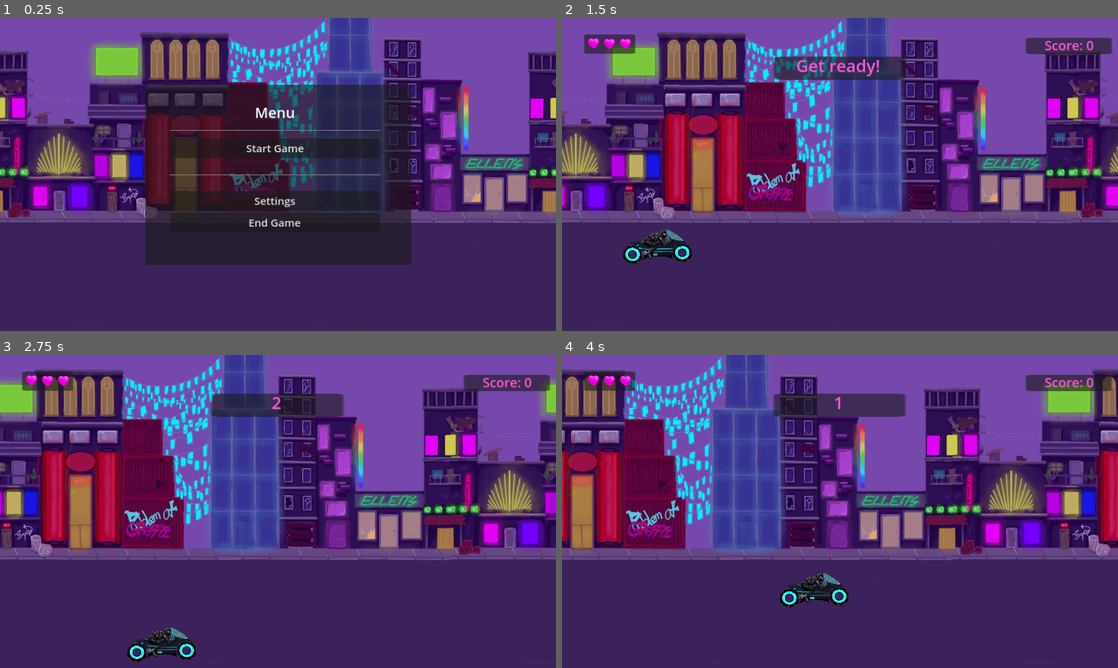
Above: before the commit, frames 1-4 (two rows, left to right).
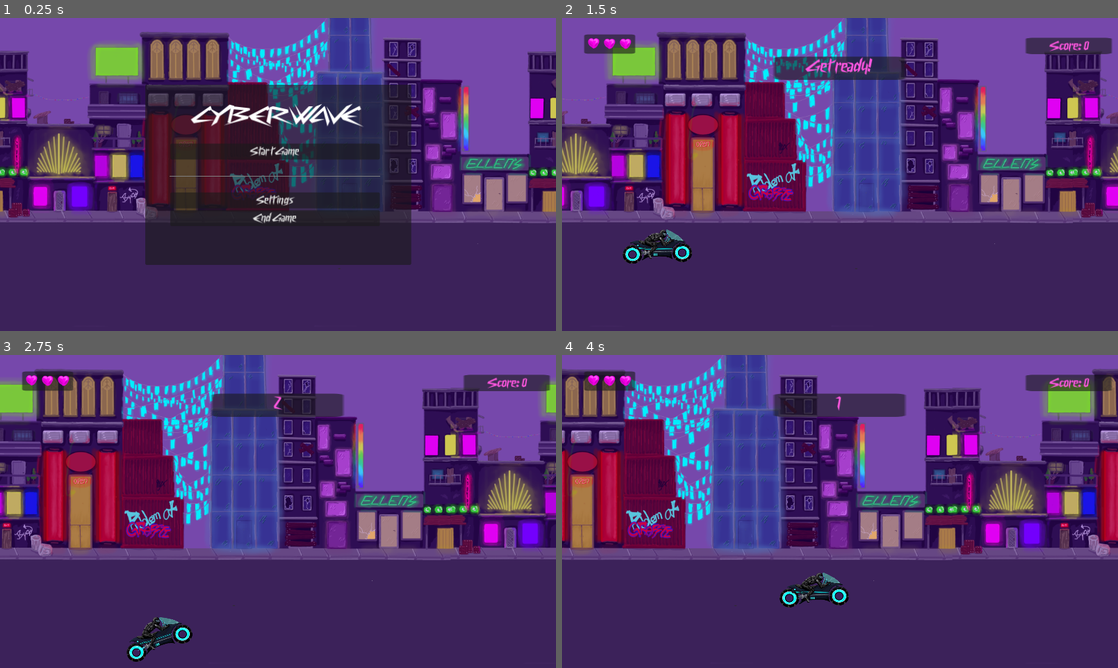
Above: after the commit, the same moments.

Repository: zino212/godot-game-creation
Game: Godot game, scene res://main.tscn
Same seed, same stepped clock (60 frames per second), same inputs: the game is played once before the commit and once after it.
Inputs:
- Up to frame 1 (0.25 s): no input
- Up to frame 2 (1.5 s): click "Start Game" at 0.5 s; hold Right (move_right) from 1.28 s (still down)
- Up to frame 3 (2.75 s): release Right (move_right) at 2.03 s; hold Down (move_down) from 2.03 s (still down)
- Up to frame 4 (4 s): release Down (move_down) at 2.78 s; hold Right (move_right) 2.78-3.53 s; hold Up (move_up) from 3.53 s (still down)

The runs differ from the first frame. In frame 1, 2.6% of the frame differs, in the area x 30-69%, y 27-67%; in frame 2, 0.6%; in frame 3, 1.2%; in frame 4, 0.4%.

Commit message:
Added Animations

Diff:
--- a/InfiniteScrollBackground.gd
+++ b/InfiniteScrollBackground.gd
@@ -12,4 +12,4 @@
 	scroll_base_offset += (velocity * direction) * delta
 
 func _increase_speed():
-	velocity+=5
+	velocity+=50
--- a/Player.gd
+++ b/Player.gd
@@ -39,11 +39,19 @@
 func normal_animation():
 	$Sprite2D.play("default")
 
+func brake():
+	$Sprite2D.play("braking")
+
+func acceleration():
+	$Sprite2D.play("accelerating")
+
 func _process(delta):
 	var velocity = Vector2.ZERO
 	if Input.is_action_pressed("move_right"):
+		acceleration()
 		velocity.x += 250
 	if Input.is_action_pressed("move_left"):
+		brake()
 		velocity.x -= 250
 	if Input.is_action_pressed("move_down"):
 		velocity.y += 250
--- a/Player.tscn
+++ b/Player.tscn
@@ -1,23 +1,98 @@
-[gd_scene load_steps=7 format=3 uid="uid://dv0p0cj8x48h3"]
+[gd_scene load_steps=17 format=3 uid="uid://dv0p0cj8x48h3"]
 
 [ext_resource type="Script" path="res://Player.gd" id="1_cm5wk"]
-[ext_resource type="Texture2D" uid="uid://c3uhrc7fxdly6" path="res://Project_Player1.png" id="2_exg3n"]
+[ext_resource type="Texture2D" uid="uid://djvmsshrqhtqd" path="res://Project_Player_Accelerating1.png" id="3_7rv31"]
+[ext_resource type="Texture2D" uid="uid://b4qf7sa2cq8fp" path="res://Project_Player_Braking1.png" id="3_icdgi"]
 [ext_resource type="Texture2D" uid="uid://mt342oyfvoe" path="res://Project_Player_Hurt.png" id="3_kkkat"]
+[ext_resource type="Texture2D" uid="uid://c3aiiiec4favd" path="res://Project_Player_Accelerating2.png" id="4_2204t"]
+[ext_resource type="Texture2D" uid="uid://d2bjyggvjdq5n" path="res://Project_Player_Braking2.png" id="4_e1qbw"]
 [ext_resource type="Texture2D" uid="uid://doqt3l375phpf" path="res://Project_Player_Shield.png" id="4_pll46"]
+[ext_resource type="Texture2D" uid="uid://ccewmqtqcguji" path="res://Project_Player_Accelerating3.png" id="5_qh1xg"]
+[ext_resource type="Texture2D" uid="uid://douu432th8o6h" path="res://Project_Player_Accelerating4.png" id="6_eyhqu"]
+[ext_resource type="Texture2D" uid="uid://uyw83bpb0dwn" path="res://Project_Player_Accelerating5.png" id="7_ughvu"]
+[ext_resource type="Texture2D" uid="uid://bvsjuaql60xyj" path="res://Project_Player.png" id="8_iq4eb"]
+[ext_resource type="Texture2D" uid="uid://gc0sp1kpts0d" path="res://Project_Player_Idle1.png" id="9_iw0gy"]
+[ext_resource type="Texture2D" uid="uid://cgcbc0lj04f7s" path="res://Project_Player_Idle2.png" id="10_aeul3"]
+
+[sub_resource type="CompressedTexture2D" id="CompressedTexture2D_gnjiv"]
 
 [sub_resource type="SpriteFrames" id="SpriteFrames_wd45h"]
 animations = [{
 "frames": [{
 "duration": 1.0,
-"texture": ExtResource("2_exg3n")
+"texture": ExtResource("8_iq4eb")
+}, {
+"duration": 1.0,
+"texture": ExtResource("3_7rv31")
+}, {
+"duration": 1.0,
+"texture": ExtResource("4_2204t")
+}, {
+"duration": 1.0,
+"texture": ExtResource("5_qh1xg")
+}, {
+"duration": 1.0,
+"texture": ExtResource("6_eyhqu")
+}, {
+"duration": 1.0,
+"texture": ExtResource("7_ughvu")
+}, {
+"duration": 1.0,
+"texture": ExtResource("6_eyhqu")
+}, {
+"duration": 1.0,
+"texture": ExtResource("5_qh1xg")
+}, {
+"duration": 1.0,
+"texture": ExtResource("4_2204t")
+}, {
+"duration": 1.0,
+"texture": ExtResource("3_7rv31")
+}, {
+"duration": 1.0,
+"texture": ExtResource("8_iq4eb")
 }],
 "loop": true,
-"name": &"default",
+"name": &"accelerating",
+"speed": 3.0
+}, {
+"frames": [{
+"duration": 1.0,
+"texture": ExtResource("8_iq4eb")
+}, {
+"duration": 1.0,
+"texture": ExtResource("3_icdgi")
+}, {
+"duration": 10.0,
+"texture": ExtResource("4_e1qbw")
+}],
+"loop": true,
+"name": &"braking",
 "speed": 5.0
 }, {
 "frames": [{
 "duration": 1.0,
-"texture": ExtResource("2_exg3n")
+"texture": ExtResource("8_iq4eb")
+}, {
+"duration": 1.0,
+"texture": ExtResource("9_iw0gy")
+}, {
+"duration": 1.0,
+"texture": ExtResource("10_aeul3")
+}, {
+"duration": 1.0,
+"texture": ExtResource("9_iw0gy")
+}, {
+"duration": 1.0,
+"texture": ExtResource("8_iq4eb")
+}],
+"loop": true,
+"name": &"default",
+"speed": 6.0
+}, {
+"frames": [{
+"duration": 1.0,
+"texture": SubResource("CompressedTexture2D_gnjiv")
 }, {
 "duration": 1.0,
 "texture": ExtResource("3_kkkat")
@@ -28,7 +103,7 @@
 }, {
 "frames": [{
 "duration": 1.0,
-"texture": ExtResource("2_exg3n")
+"texture": SubResource("CompressedTexture2D_gnjiv")
 }, {
 "duration": 1.0,
 "texture": ExtResource("4_pll46")
@@ -57,7 +132,7 @@
 position = Vector2(3.05176e-05, -0.999939)
 scale = Vector2(0.387396, 0.375566)
 sprite_frames = SubResource("SpriteFrames_wd45h")
-animation = &"hurt"
+frame_progress = 0.894217
 
 [node name="CollisionShape2D" type="CollisionShape2D" parent="."]
 position = Vector2(1, -1)
--- a/hud.tscn
+++ b/hud.tscn
@@ -1,8 +1,9 @@
-[gd_scene load_steps=4 format=3 uid="uid://bl7ovft0dcrrw"]
+[gd_scene load_steps=5 format=3 uid="uid://bl7ovft0dcrrw"]
 
 [ext_resource type="Script" path="res://hud.gd" id="1_brd2m"]
 [ext_resource type="PackedScene" uid="uid://d0dtk3et5b0u5" path="res://settings.tscn" id="2_i4188"]
 [ext_resource type="PackedScene" uid="uid://c15a6yvms4nne" path="res://health_bar.tscn" id="2_u18ck"]
+[ext_resource type="FontFile" uid="uid://bqbm3yqyiicvv" path="res://cyberway-riders-font/CyberwayRiders-lg97d.ttf" id="3_qv03x"]
 
 [node name="HUD" type="CanvasLayer"]
 process_mode = 3
@@ -30,6 +31,7 @@
 offset_bottom = 100.0
 grow_horizontal = 0
 theme_override_colors/font_color = Color(1, 0.337255, 0.878431, 1)
+theme_override_fonts/font = ExtResource("3_qv03x")
 theme_override_font_sizes/font_size = 27
 text = "0"
 horizontal_alignment = 1
@@ -56,6 +58,7 @@
 offset_bottom = 149.0
 grow_horizontal = 2
 theme_override_colors/font_color = Color(1, 0.337255, 0.878431, 1)
+theme_override_fonts/font = ExtResource("3_qv03x")
 theme_override_font_sizes/font_size = 35
 text = "Get ready!"
 horizontal_alignment = 1
@@ -95,8 +98,9 @@
 
 [node name="Label" type="Label" parent="Menu/VBoxContainer"]
 layout_mode = 2
-theme_override_font_sizes/font_size = 30
-text = "Menu"
+theme_override_fonts/font = ExtResource("3_qv03x")
+theme_override_font_sizes/font_size = 50
+text = "CYBERWAVE"
 horizontal_alignment = 1
 
 [node name="HSeparator" type="HSeparator" parent="Menu/VBoxContainer"]
@@ -107,12 +111,14 @@
 visible = false
 layout_mode = 2
 tooltip_text = "Resume your current Game"
+theme_override_fonts/font = ExtResource("3_qv03x")
 theme_override_font_sizes/font_size = 22
 text = "Resume"
 
 [node name="Start_Button" type="Button" parent="Menu/VBoxContainer"]
 layout_mode = 2
 tooltip_text = "Start a new Game"
+theme_override_fonts/font = ExtResource("3_qv03x")
 theme_override_font_sizes/font_size = 22
 text = "Start Game"
 
@@ -123,6 +129,7 @@
 [node name="Settings_Button" type="Button" parent="Menu/VBoxContainer"]
 layout_mode = 2
 tooltip_text = "Configure Resolution and VSync"
+theme_override_fonts/font = ExtResource("3_qv03x")
 theme_override_font_sizes/font_size = 22
 text = "Settings"
 
@@ -130,6 +137,7 @@
 layout_mode = 2
 size_flags_vertical = 8
 tooltip_text = "Quit the Game"
+theme_override_fonts/font = ExtResource("3_qv03x")
 theme_override_font_sizes/font_size = 22
 text = "End Game"
 
Binary file added: Project_Player.png
Not shown, added: Project_Player.png.import
Binary file removed: Project_Player1.png
Binary file added: Project_Player_Accelerating1.png
Not shown, added: Project_Player_Accelerating1.png.import
Binary file added: Project_Player_Accelerating2.png
Not shown, added: Project_Player_Accelerating2.png.import
Binary file added: Project_Player_Accelerating3.png
Not shown, changed: Project_Player_Accelerating3.png.import
Binary file added: Project_Player_Accelerating4.png
Not shown, added: Project_Player_Accelerating4.png.import
Binary file added: Project_Player_Accelerating5.png
(and 15 more such lines)
